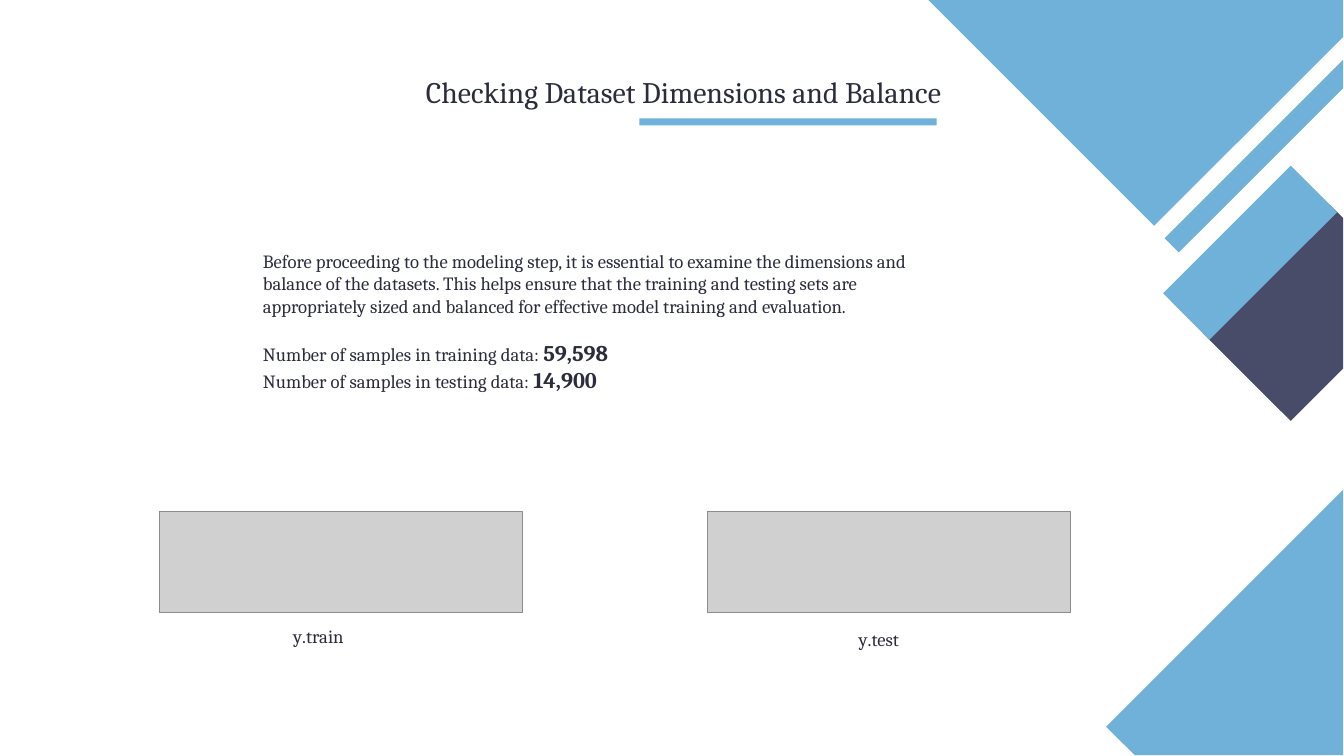
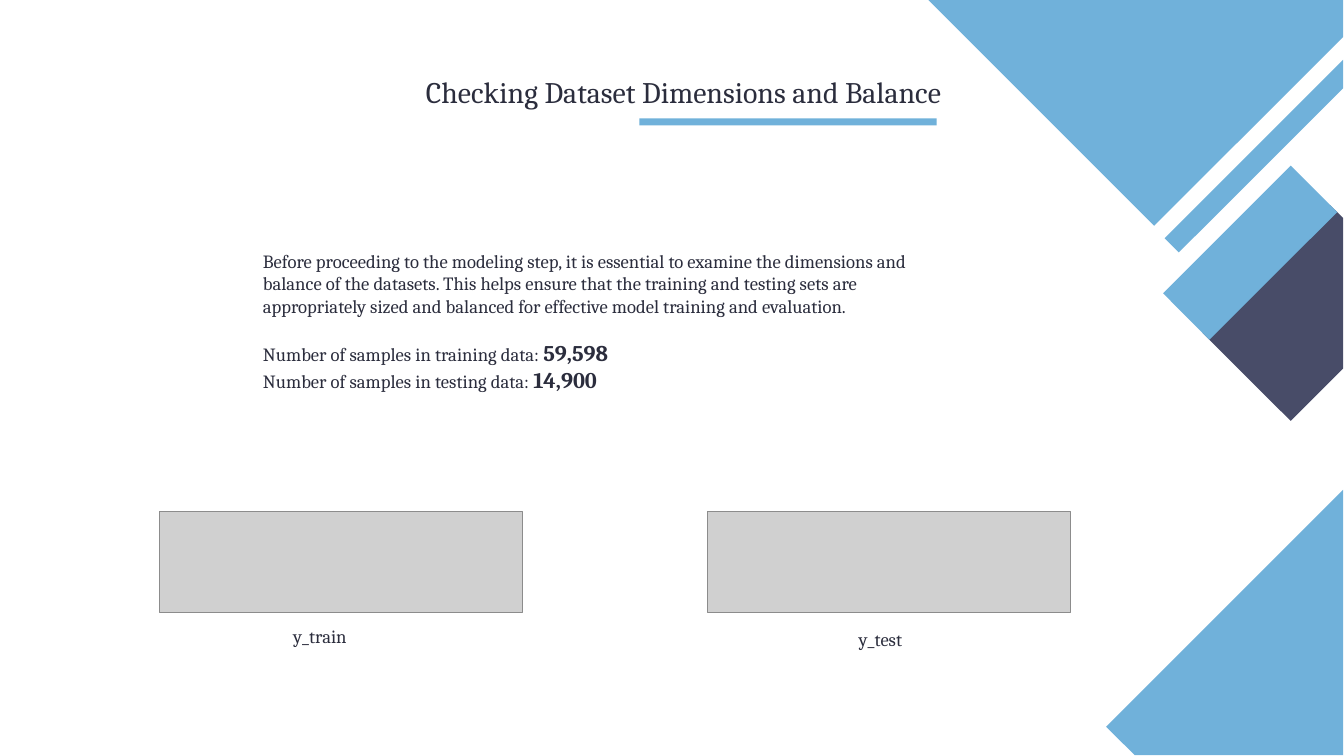
Before and after one commit to ztutar/Employee_Attrition_Classification_StatisticalLearning_FinalProject, a slide deck: slide 14 of TUTAR_OZEN_Project_Presentation.pptx. Drawn at 1344x756 pixels with LibreOffice and Linux fonts; fonts in the diff are those of the drawing; grey boxes stand for pictures. Boxes give left, top, right and bottom in pixels: in the first picture for what was removed or moved away, otherwise in the second. Text is boxed around its words. In the diff, an @@ line names an element or a change of style, - is before the commit and + after.

```diff
--- a/TUTAR_OZEN_Project_Presentation.pptx
+++ b/TUTAR_OZEN_Project_Presentation.pptx
@@ text at [293,630,346,647]: text changed @@
-y.train
+y_train
@@ text at [859,635,902,650]: text changed @@
-y.test
+y_test
```
Also in this commit, not shown: 11 other slides changed, 2 slides added, 1 slide removed, 19 other files.
